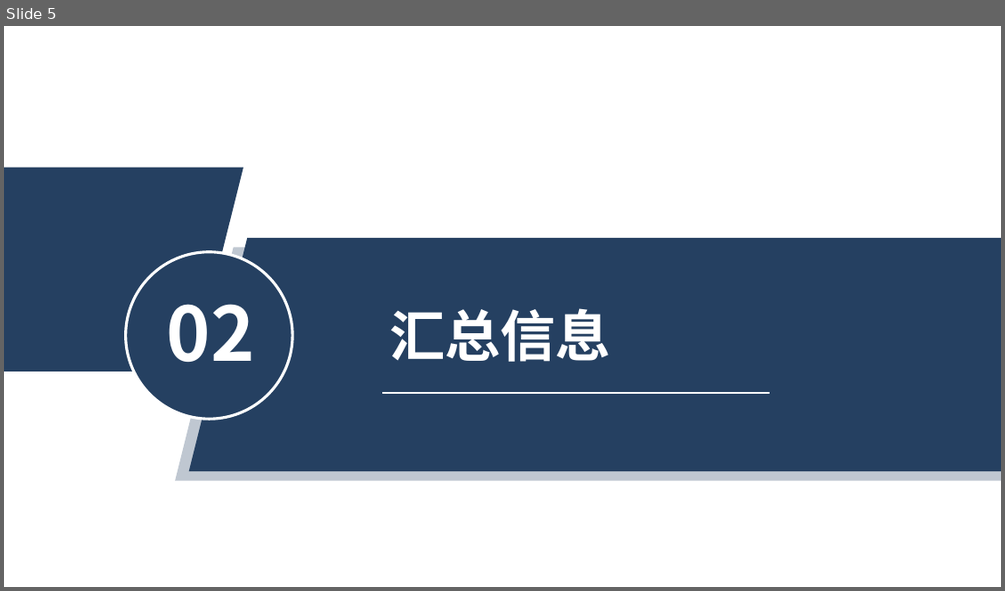
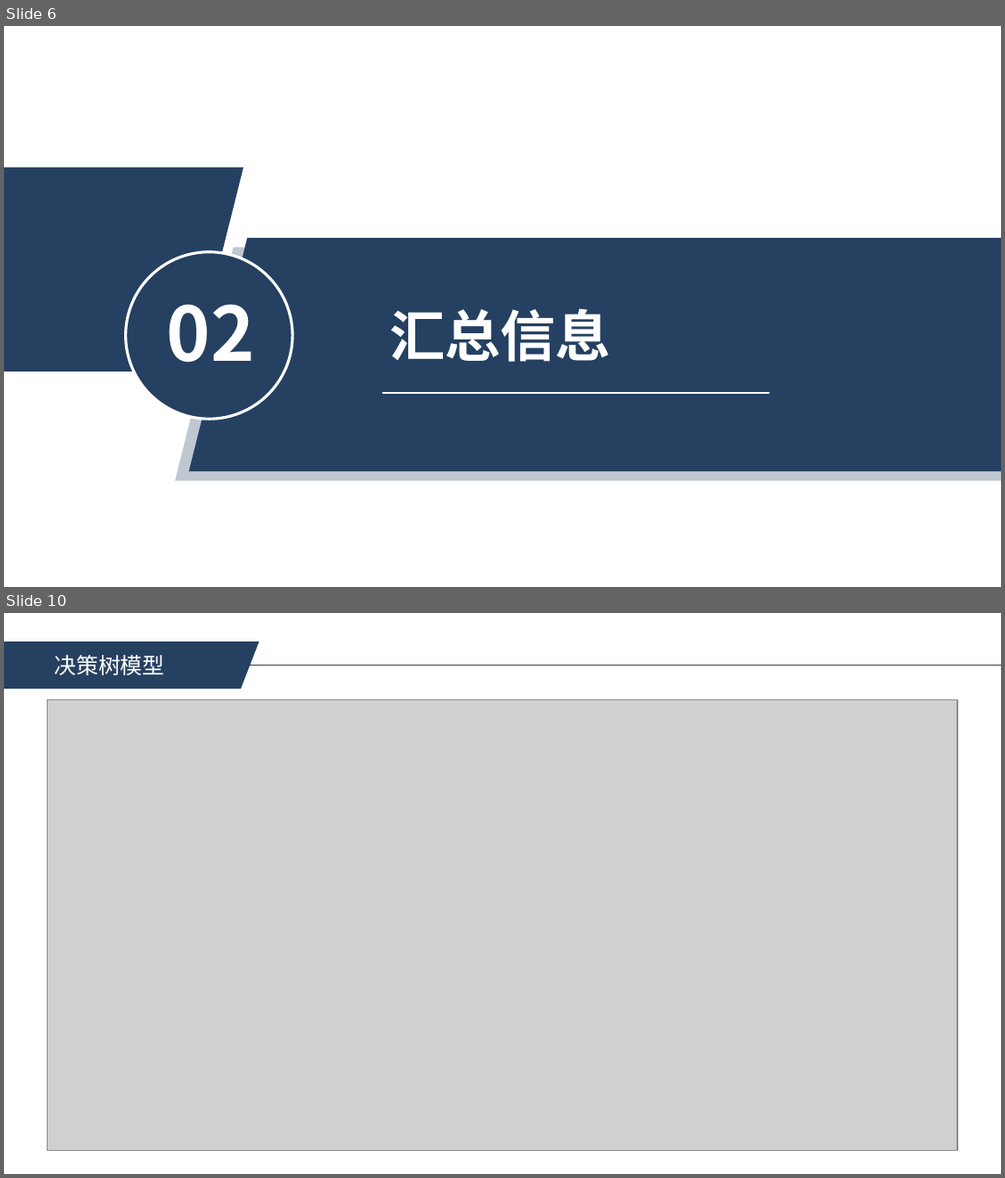
Before and after one commit to impossible03/Computer-Vision-homework, a slide deck: 04-刘宇-project1.pptx. Shown one above the other, each under a label of ours: slide 5 before the commit, slides 6 and 10 after it; the slides between them are not shown. The pictures are 1005x591 and 1005x1178 pixels, drawn with LibreOffice and Linux fonts; fonts in the diff are those of the drawing; grey boxes stand for pictures. Boxes give left, top, right and bottom in pixels: in the first picture for what was removed or moved away, otherwise in the second. Text is boxed around its words. In the diff, an @@ line names an element or a change of style, - is before the commit and + after.

```diff
--- a/04-刘宇-project1.pptx
+++ b/04-刘宇-project1.pptx
@@ slide 10 added at bbox=[4, 613, 1001, 1174], background #FFFFFF @@
@@ line added from (4, 665) to (1001, 665), #254061 1 pt @@
@@ parallelogram added at bbox=[4, 641, 259, 689], fill #254061 @@
@@ text added at bbox=[55, 655, 165, 675], 16 pt, text #FFFFFF @@
+决策树模型
@@ picture added at bbox=[47, 699, 957, 1151] @@
@@ what was slide 5 is now slide 6 @@
```
Also in this commit, not shown: 3 slides changed, 8 other slides added, 1 slide removed, 1 other file.
